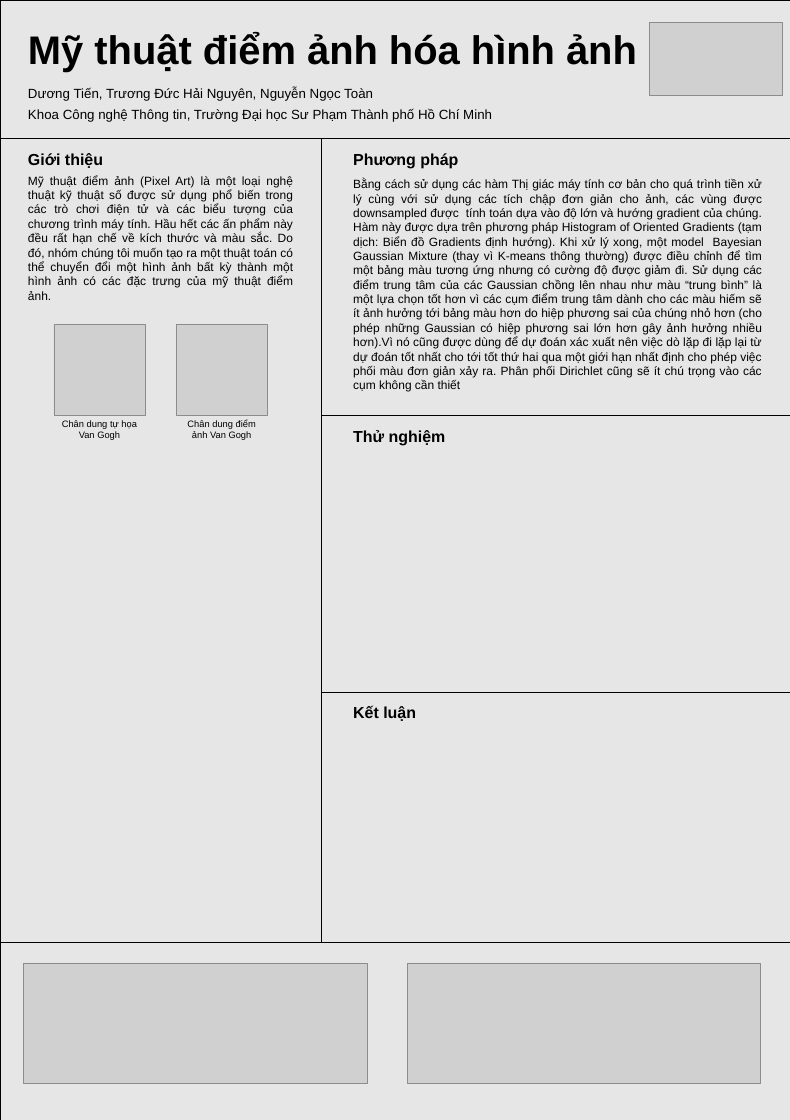
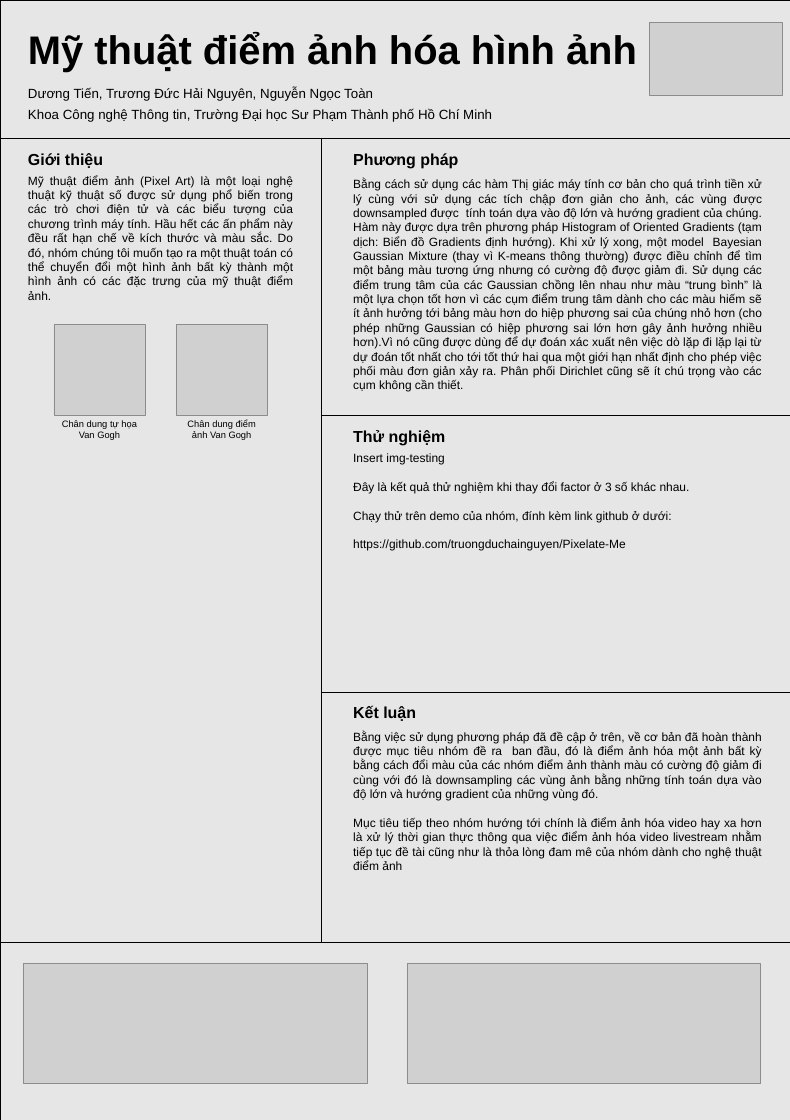
Before and after one commit to truongduchainguyen/Pixelate-Me, a slide deck: slide 1 of papers/Poster.pptx. Drawn at 790x1120 pixels with LibreOffice and Linux fonts; fonts in the diff are those of the drawing; grey boxes stand for pictures. Boxes give left, top, right and bottom in pixels: in the first picture for what was removed or moved away, otherwise in the second. Text is boxed around its words. In the diff, an @@ line names an element or a change of style, - is before the commit and + after.

Commit message:
Poster again

```diff
--- a/papers/Poster.pptx
+++ b/papers/Poster.pptx
@@ text at (x1=353, y1=179, x2=762, y2=392): text changed @@
-Bằng cách sử dụng các hàm Thị giác máy tính cơ bản cho quá trình tiền xử lý cùng với sử dụng các tích chập đơn giản cho ảnh, các vùng được downsampled được tính toán dựa vào độ lớn và hướng gradient của chúng. Hàm này được dựa trên phương pháp Histogram of Oriented Gradients (tạm dịch: Biển đồ Gradients định hướng). Khi xử lý xong, một model Bayesian Gaussian Mixture (thay vì K-means thông thường) được điều chỉnh để tìm một bảng màu tương ứng nhưng có cường độ được giảm đi. Sử dụng các điểm trung tâm của các Gaussian chồng lên nhau như màu “trung bình” là một lựa chọn tốt hơn vì các cụm điểm trung tâm dành cho các màu hiếm sẽ ít ảnh hưởng tới bảng màu hơn do hiệp phương sai của chúng nhỏ hơn (cho phép những Gaussian có hiệp phương sai lớn hơn gây ảnh hưởng nhiều hơn).Vì nó cũng được dùng để dự đoán xác xuất nên việc dò lặp đi lặp lại từ dự đoán tốt nhất cho tới tốt thứ hai qua một giới hạn nhất định cho phép việc phối màu đơn giản xảy ra. Phân phối Dirichlet cũng sẽ ít chú trọng vào các cụm không cần thiết
+Bằng cách sử dụng các hàm Thị giác máy tính cơ bản cho quá trình tiền xử lý cùng với sử dụng các tích chập đơn giản cho ảnh, các vùng được downsampled được tính toán dựa vào độ lớn và hướng gradient của chúng. Hàm này được dựa trên phương pháp Histogram of Oriented Gradients (tạm dịch: Biển đồ Gradients định hướng). Khi xử lý xong, một model Bayesian Gaussian Mixture (thay vì K-means thông thường) được điều chỉnh để tìm một bảng màu tương ứng nhưng có cường độ được giảm đi. Sử dụng các điểm trung tâm của các Gaussian chồng lên nhau như màu “trung bình” là một lựa chọn tốt hơn vì các cụm điểm trung tâm dành cho các màu hiếm sẽ ít ảnh hưởng tới bảng màu hơn do hiệp phương sai của chúng nhỏ hơn (cho phép những Gaussian có hiệp phương sai lớn hơn gây ảnh hưởng nhiều hơn).Vì nó cũng được dùng để dự đoán xác xuất nên việc dò lặp đi lặp lại từ dự đoán tốt nhất cho tới tốt thứ hai qua một giới hạn nhất định cho phép việc phối màu đơn giản xảy ra. Phân phối Dirichlet cũng sẽ ít chú trọng vào các cụm không cần thiết.
@@ text added at (x1=353, y1=453, x2=690, y2=551), 18 pt, text #000000 @@
+Insert img-testing
+Đây là kết quả thử nghiệm khi thay đổi factor ở 3 số khác nhau.
+Chạy thử trên demo của nhóm, đính kèm link github ở dưới:
+https://github.com/truongduchainguyen/Pixelate-Me
@@ text added at (x1=353, y1=731, x2=762, y2=870), 18 pt, text #000000 @@
+Bằng việc sử dụng phương pháp đã đề cập ở trên, về cơ bản đã hoàn thành được mục tiêu nhóm đề ra ban đầu, đó là điểm ảnh hóa một ảnh bất kỳ bằng cách đổi màu của các nhóm điểm ảnh thành màu có cường độ giảm đi cùng với đó là downsampling các vùng ảnh bằng những tính toán dựa vào độ lớn và hướng gradient của những vùng đó.
+Mục tiêu tiếp theo nhóm hướng tới chính là điểm ảnh hóa video hay xa hơn là xử lý thời gian thực thông qua việc điểm ảnh hóa video livestream nhằm tiếp tục đề tài cũng như là thỏa lòng đam mê của nhóm dành cho nghệ thuật điểm ảnh
```
